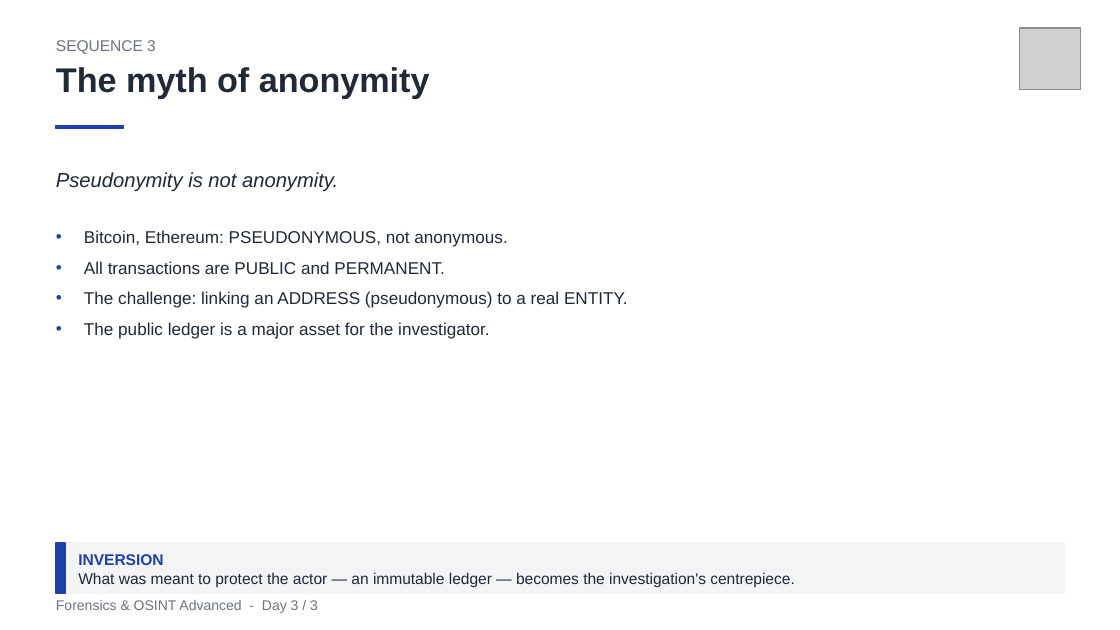
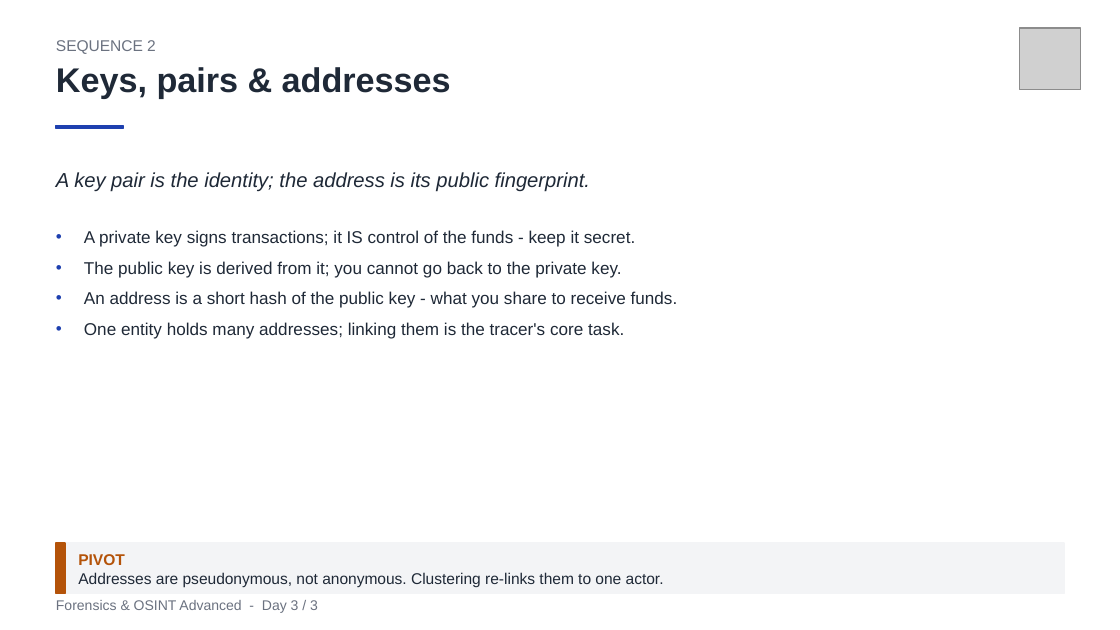
Before and after one commit to clemdepernet/osint-advanced-labs, a slide deck: slide 10 of Day_3/Day_3_Dark_Web_Crypto_And_Capstone.pptx (slide 16 before the commit). Drawn at 1120x630 pixels with LibreOffice and Linux fonts; fonts in the diff are those of the drawing; grey boxes stand for pictures. Boxes give left, top, right and bottom in pixels: in the first picture for what was removed or moved away, otherwise in the second. Text is boxed around its words. In the diff, an @@ line names an element or a change of style, - is before the commit and + after.

```diff
--- a/Day_3/Day_3_Dark_Web_Crypto_And_Capstone.pptx
+++ b/Day_3/Day_3_Dark_Web_Crypto_And_Capstone.pptx
@@ text at <box>56,40,156,54</box>: text changed @@
-SEQUENCE 3
+SEQUENCE 2
@@ text at <box>56,67,451,98</box>: text changed @@
-The myth of anonymity
+Keys, pairs & addresses
@@ text at <box>56,172,590,192</box>: text changed @@
-Pseudonymity is not anonymity.
+A key pair is the identity; the address is its public fingerprint.
@@ text at <box>84,230,678,339</box>: text changed @@
-• Bitcoin, Ethereum: PSEUDONYMOUS, not anonymous.
-• All transactions are PUBLIC and PERMANENT.
-• The challenge: linking an ADDRESS (pseudonymous) to a real ENTITY.
-• The public ledger is a major asset for the investigator.
+• A private key signs transactions; it IS control of the funds - keep it secret.
+• The public key is derived from it; you cannot go back to the private key.
+• An address is a short hash of the public key - what you share to receive funds.
+• One entity holds many addresses; linking them is the tracer's core task.
@@ rectangle at <box>56,543,65,594</box>: fill #1E40AF to #B45309; outline #1E40AF 1 pt to #B45309 1 pt @@
@@ text at <box>78,554,125,565</box>: text changed; text colour #1E40AF to #B45309 @@
-INVERSION
+PIVOT
@@ text at <box>78,572,664,587</box>: text changed @@
-What was meant to protect the actor — an immutable ledger — becomes the investigation's centrepiece.
+Addresses are pseudonymous, not anonymous. Clustering re-links them to one actor.
```
Also in this commit, not shown: 9 other slides changed, 18 slides added, 14 slides removed, 36 other files.
